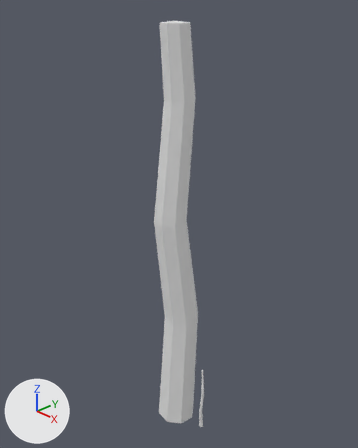
What one commit did to the Blender file Art/trunk.blend.
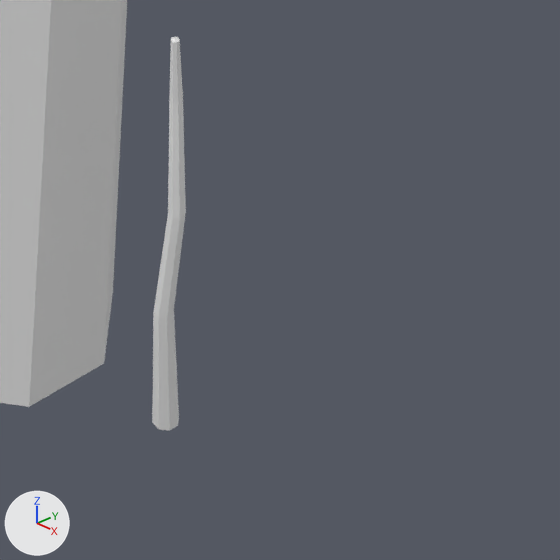
There are two pictures of each version: one whole from a camera (50 mm lens) standing at (2.878, -2.879, 4.144) and looking at (-0.121, 0.047, 2.202), one close up on the part from 49% to 72% of the width and 81% to 100% of the height. The lights are fixed; the arrows at lower left show +X, +Y and +Z.

Names of what the first close-up shows: 'SM_Log_4m', 'SM_Log_4m.001'.
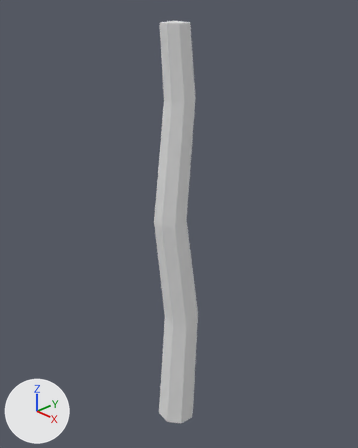
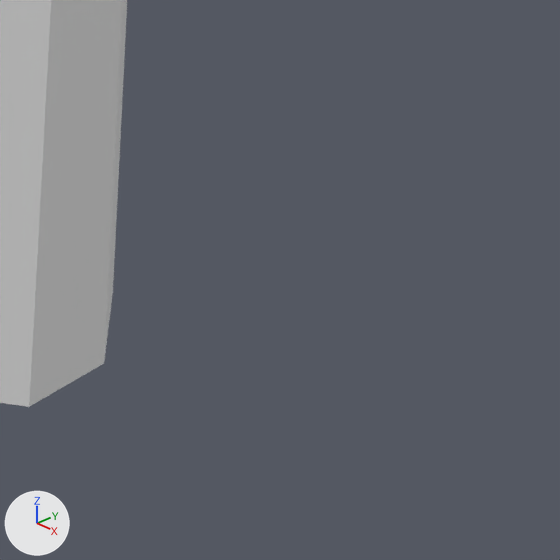
The newer file is also turned or shifted as a whole; pictures and numbers use the older file's frame.

The change, as a list of edits to the scene's bpy script:
```text
Remove ob_sm_log_4m_001:
    ob_sm_log_4m_001 = bpy.data.objects.new('SM_Log_4m.001', me_sm_log_4m_002)
    ob_sm_log_4m_001.location = (0.0, 0.0, 0.0)
    ob_sm_log_4m_001.scale = (0.00133, 0.00132, 0.00241)
```

What differs and where, as boxes (x1, y1, x2, y2) in the close-ups (560 x 560 px):
'SM_Log_4m.001', deleted
    before: (152, 37, 186, 431)
